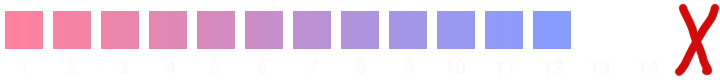
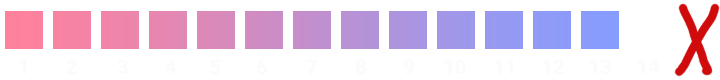
Layered file, before and after one edit (720 x 80). Changes by layer:
pixels changed over box(127, 11, 619, 49) (layer not identified)
